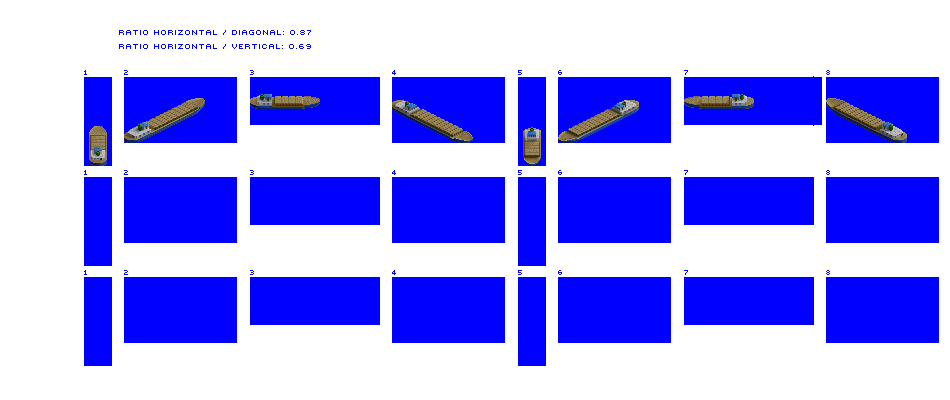
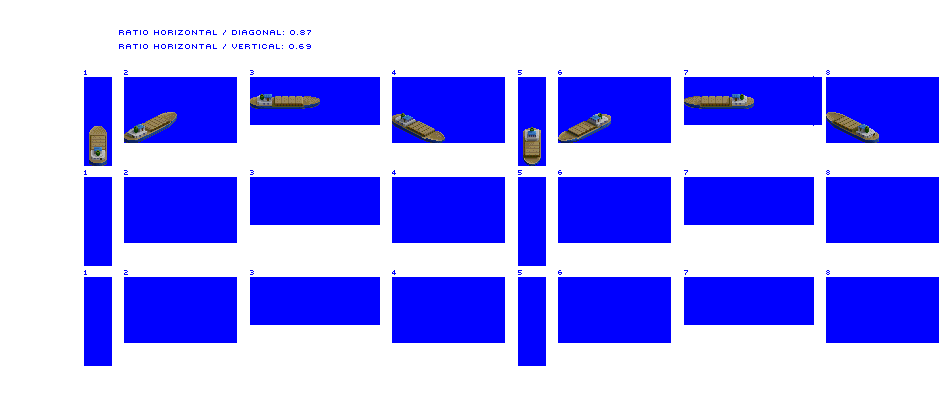
The second 950 x 400 image is a revision of the first. Changes to its layers:
painted on "River Boat" over [128, 98, 907, 143]
